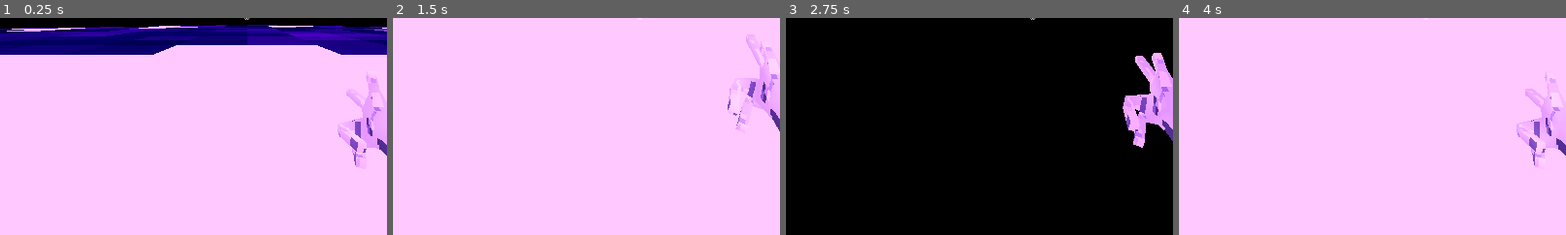
Above: before the commit, frames 1-4 (left to right).
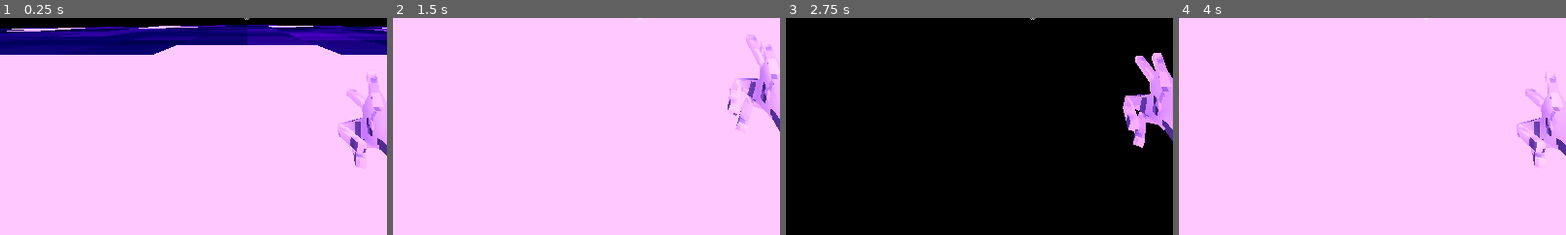
Above: after the commit, the same moments.

Repository: NykolaR/GGJ2026
Game: Godot game, scene res://scenes/debug/debug.tscn
Same seed, same stepped clock (60 frames per second), same inputs: the game is played once before the commit and once after it.
Inputs (mouse positions are % of the whole screen's width and height, from its top left):
- Up to frame 1 (0.25 s): no input
- Up to frame 2 (1.5 s): tap Enter (ui_accept) at 0.5, 0.77 s; move the mouse to (72, 45) at 0.52 s; press the mouse at (72, 45) at 0.53 s; hold D (move_right) 0.53-1.28 s; move the mouse to (30, 55) at 1.27 s; release the mouse at (30, 55) at 1.28 s; hold S (move_down) from 1.28 s (still down); click (30, 55) at 1.35 s
- Up to frame 3 (2.75 s): tap Enter (ui_accept) at 1.52 s; move the mouse to (60, 28) at 2.02 s; release S (move_down) at 2.03 s; press the mouse at (60, 28) at 2.03 s; hold D (move_right) from 2.03 s (still down)
- Up to frame 4 (4 s): move the mouse to (45, 70) at 2.77 s; release D (move_right) at 2.78 s; release the mouse at (45, 70) at 2.78 s; hold W (move_up) 2.78-3.53 s; click (45, 70) at 2.85 s; tap Enter (ui_accept) at 3.02, 3.77 s; move the mouse to (80, 65) at 3.52 s; press the mouse at (80, 65) at 3.53 s; hold A (move_left) from 3.53 s (still down)
The pictures show only the part of the screen within x 18-68%, y 50-100%; the shares and areas given below are measured in that part.

The runs differ from the first frame. In frame 1, 0.5% of the frame differs, in the area x 88-98%, y 25-67%; in frame 2, 0.5%; in frame 3, 0.5%, in the area x 87-98%, y 17-57%; in frame 4, 0.5%.

Commit message:
hand vertex colours

Diff:
--- a/ggj-2026/scenes/player/player.gd
+++ b/ggj-2026/scenes/player/player.gd
@@ -9,6 +9,10 @@
 @export var camera: Node3D
 @onready var animation: AnimationNodeStateMachinePlayback = $AnimationTree.get("parameters/playback") as AnimationNodeStateMachinePlayback
 @onready var pistol_bullet_spawn: Node3D = $"RotY/RotX/hand/Arm-Armature/Skeleton3D/Arm/PistolBulletSpawn" as Node3D
+
+
+func _ready() -> void:
+	$RotY/RotX/hand.look_at($"RotY/RotX/hand/Arm-Armature/Skeleton3D/Arm/PistolBulletTarget".global_position)
 
 
 func _physics_process(delta: float) -> void:
--- a/ggj-2026/scenes/player/player.tscn
+++ b/ggj-2026/scenes/player/player.tscn
@@ -61,10 +61,10 @@
 
 [node name="RotX" type="Node3D" parent="RotY" unique_id=1158049050]
 
-[node name="hand" parent="RotY/RotX" unique_id=481747273 instance=ExtResource("3_p47bc")]
+[node name="hand" parent="RotY/RotX" unique_id=2065130696 instance=ExtResource("3_p47bc")]
 transform = Transform3D(1, 0, 0, 0, 1, 0, 0, 0, 1, 0.20633817, -0.16909224, -5.9604645e-08)
 
-[node name="Skeleton3D" parent="RotY/RotX/hand/Arm-Armature" parent_id_path=PackedInt32Array(481747273, 674960602) index="0" unique_id=1268595497]
+[node name="Skeleton3D" parent="RotY/RotX/hand/Arm-Armature" parent_id_path=PackedInt32Array(2065130696, 329330413) index="0" unique_id=1417654798]
 bones/0/rotation = Quaternion(-0.5, 0.50000006, -0.5, 0.5)
 bones/3/rotation = Quaternion(7.700781e-16, -1.04649094e-16, -0.13465647, 0.99089235)
 bones/4/rotation = Quaternion(0.026809711, -0.017022237, 0.53496635, 0.8442763)
@@ -74,7 +74,7 @@
 bones/8/rotation = Quaternion(-0.49338496, -0.20599963, -0.3010631, 0.78961784)
 bones/9/rotation = Quaternion(-0.7028759, -0.31664586, 0.2649731, 0.5792151)
 
-[node name="Arm" parent="RotY/RotX/hand/Arm-Armature/Skeleton3D" index="0" unique_id=1504286211]
+[node name="Arm" parent="RotY/RotX/hand/Arm-Armature/Skeleton3D" index="0" unique_id=1151002556]
 surface_material_override/0 = SubResource("ShaderMaterial_qek5x")
 
 [node name="PistolBulletSpawn" type="Node3D" parent="RotY/RotX/hand/Arm-Armature/Skeleton3D/Arm" index="0" unique_id=357589825]
Binary file changed: ggj-2026/assets/models/hand.bin
Not shown, changed: ggj-2026/assets/models/hand.gltf
